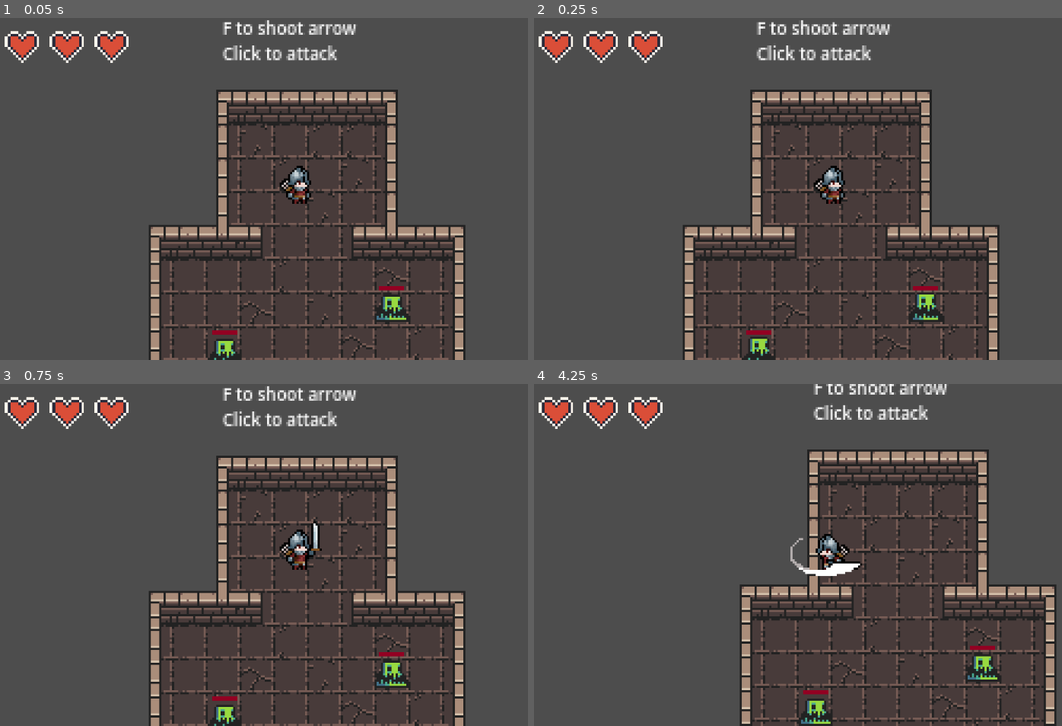
Above: before the commit, frames 1-4 (two rows, left to right).
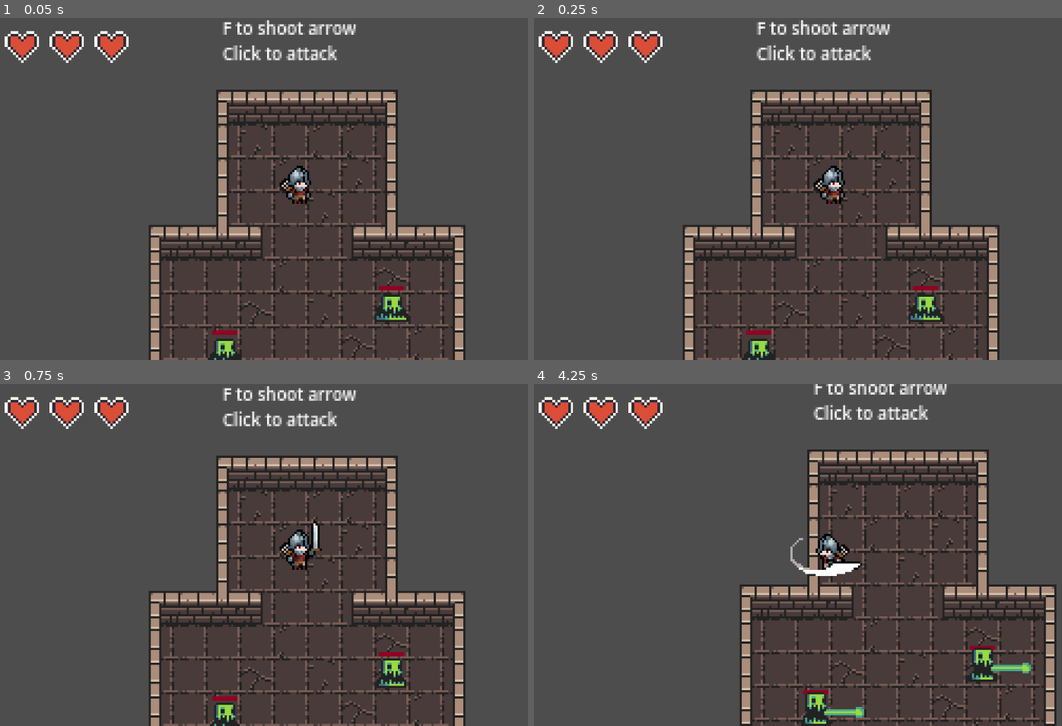
Above: after the commit, the same moments.

Repository: PaleBlueOrbit/Game-Off-2026-Roguelite
Game: Godot game, scene res://scenes/main.tscn
Same seed, same stepped clock (60 frames per second), same inputs: the game is played once before the commit and once after it.
Inputs (mouse positions are in pixels of both pictures, inside the frame that each line leads up to):
- Up to frame 1 (0.05 s): no input
- Up to frame 2 (0.25 s): no input
- Up to frame 3 (0.75 s): tap Enter at 0.5 s; move the mouse to (269, 623) at 0.52 s; press the mouse at (269, 623) at 0.53 s; hold Up (ui_up) from 0.53 s (still down)
- Up to frame 4 (4.25 s): tap Enter every 0.75 s from 1.25 to 3.5 s; move the mouse to (1014, 606) at 1.27 s; release the mouse at (1014, 606) at 1.28 s; tap F (arrow) at 1.35 s; click (1014, 606) at 1.55 s; move the mouse to (650, 503) at 2.02 s; release Up (ui_up) at 2.03 s; press the mouse at (650, 503) at 2.03 s; hold Left (ui_left) 2.03-3.53 s; move the mouse to (861, 555) at 2.77 s; release the mouse at (861, 555) at 2.78 s; click (861, 555) at 2.85 s; move the mouse to (739, 469) at 3.52 s; hold Down (ui_down) from 3.53 s (still down); hold F (arrow) from 3.53 s (still down); click (739, 469) at 3.8 s

Frame 1 is identical in both runs. In frame 2, 0.2% of the frame differs, in the area x 39-77%, y 80-100%; in frame 3, 0.3%; in frame 4, 0.8%, in the area x 50-95%, y 77-100%.

Commit message:
Added Attack Animation for swampy

Diff:
--- a/scenes/slime.tscn
+++ b/scenes/slime.tscn
@@ -1,11 +1,15 @@
-[gd_scene load_steps=14 format=3 uid="uid://p8tapsvgdyqn"]
+[gd_scene load_steps=18 format=3 uid="uid://p8tapsvgdyqn"]
 
 [ext_resource type="Script" uid="uid://c5410c03rery6" path="res://scripts/slime.gd" id="1_2npkn"]
 [ext_resource type="Texture2D" uid="uid://cj3o63hmegvs4" path="res://assets/slime/swampy_anim_f0.png" id="1_pjw23"]
 [ext_resource type="Texture2D" uid="uid://cm1taa8vtby45" path="res://assets/slime/swampy_anim_f1.png" id="2_2npkn"]
 [ext_resource type="Shader" uid="uid://b245reg2b0i52" path="res://assets/slime_shader.gdshader" id="2_fd6lc"]
 [ext_resource type="Texture2D" uid="uid://b5dkwhd5lkrbu" path="res://assets/slime/swampy_anim_f2.png" id="3_fd6lc"]
+[ext_resource type="Texture2D" uid="uid://gbdm83h1krqh" path="res://assets/slime/swampy_attack_f1.png" id="3_vnioy"]
+[ext_resource type="Texture2D" uid="uid://b6vp7ih11u0l" path="res://assets/slime/swampy_attack_f2.png" id="4_2xjuo"]
 [ext_resource type="Texture2D" uid="uid://ks7r6xfu0q34" path="res://assets/slime/swampy_anim_f3.png" id="4_gstla"]
+[ext_resource type="Texture2D" uid="uid://c0u5sogba6gua" path="res://assets/slime/swampy_attack_f3.png" id="5_a02ik"]
+[ext_resource type="Texture2D" uid="uid://bd7d0xhaid2q7" path="res://assets/slime/swampy_attack_f4.png" id="6_pu8ps"]
 
 [sub_resource type="StyleBoxFlat" id="StyleBoxFlat_2npkn"]
 
@@ -23,6 +27,23 @@
 
 [sub_resource type="SpriteFrames" id="SpriteFrames_v5wyi"]
 animations = [{
+"frames": [{
+"duration": 1.0,
+"texture": ExtResource("3_vnioy")
+}, {
+"duration": 1.0,
+"texture": ExtResource("4_2xjuo")
+}, {
+"duration": 1.0,
+"texture": ExtResource("5_a02ik")
+}, {
+"duration": 1.0,
+"texture": ExtResource("6_pu8ps")
+}],
+"loop": false,
+"name": &"attack",
+"speed": 16.0
+}, {
 "frames": [{
 "duration": 2.0,
 "texture": ExtResource("1_pjw23")
@@ -67,8 +88,12 @@
 [node name="AnimatedSprite2D" type="AnimatedSprite2D" parent="."]
 material = SubResource("ShaderMaterial_2npkn")
 sprite_frames = SubResource("SpriteFrames_v5wyi")
+animation = &"attack"
 autoplay = "default"
-frame_progress = 0.383045
+
+[node name="AttackBox" type="Area2D" parent="AnimatedSprite2D"]
+
+[node name="CollisionShape2D" type="CollisionShape2D" parent="AnimatedSprite2D/AttackBox"]
 
 [node name="CollisionShape2D" type="CollisionShape2D" parent="."]
 visible = false
@@ -93,4 +118,7 @@
 position = Vector2(0, 2)
 shape = SubResource("CircleShape2D_fd6lc")
 
+[node name="AttackTimer" type="Timer" parent="."]
+autostart = true
+
 [connection signal="area_entered" from="HurtBox" to="." method="_on_hurt_box_area_entered"]
--- a/scripts/slime.gd
+++ b/scripts/slime.gd
@@ -1,20 +1,26 @@
 extends Area2D
 
-@export var damage_amount: int = 15
-@export var damage_rate: float = 1.0
+@export var damage_amount: int = 2
+@export var damage_rate: float = 3.0
 
 @onready var health_bar: ProgressBar = $HealthBar
 @onready var sprite = $AnimatedSprite2D
+@onready var attack_timer = $AttackTimer
 
 var player_inside: Node2D = null
 var damage_timer: float = 0.0
 var max_health: int = 4
 var health: int = max_health
+var is_attacking: bool = false
 
 func _ready() -> void:
 	body_exited.connect(_on_body_exited)
 	health_bar.max_value = max_health
 	health_bar.value = health
+	attack_timer.wait_time = damage_rate
+	attack_timer.one_shot = false
+	attack_timer.autostart = true
+	attack_timer.timeout.connect(_on_attack_timer_timeout)
 
 
 func _on_body_exited(body: Node2D) -> void:
@@ -25,8 +31,23 @@
 func _process(delta: float) -> void:
 	pass
 
+func _on_attack_timer_timeout() -> void:
+	attack()
+
 func die() -> void:
 	queue_free()
+
+func attack() -> void:
+	is_attacking = true
+	sprite.offset.x = 8
+	sprite.play("attack")
+	await sprite.animation_finished
+	sprite.speed_scale = 2.0
+	sprite.play_backwards("attack")
+	await sprite.animation_finished
+	sprite.speed_scale = 1
+	sprite.offset.x = 0
+	sprite.play("default")
 
 func take_damage() -> void:
 	health -= Global.calculate_damage()
Binary file added: assets/slime/swampy_attack_f1.png
Not shown, added: assets/slime/swampy_attack_f1.png.import
Binary file added: assets/slime/swampy_attack_f2.png
Not shown, added: assets/slime/swampy_attack_f2.png.import
Binary file added: assets/slime/swampy_attack_f3.png
Not shown, added: assets/slime/swampy_attack_f3.png.import
Binary file added: assets/slime/swampy_attack_f4.png
Not shown, added: assets/slime/swampy_attack_f4.png.import
